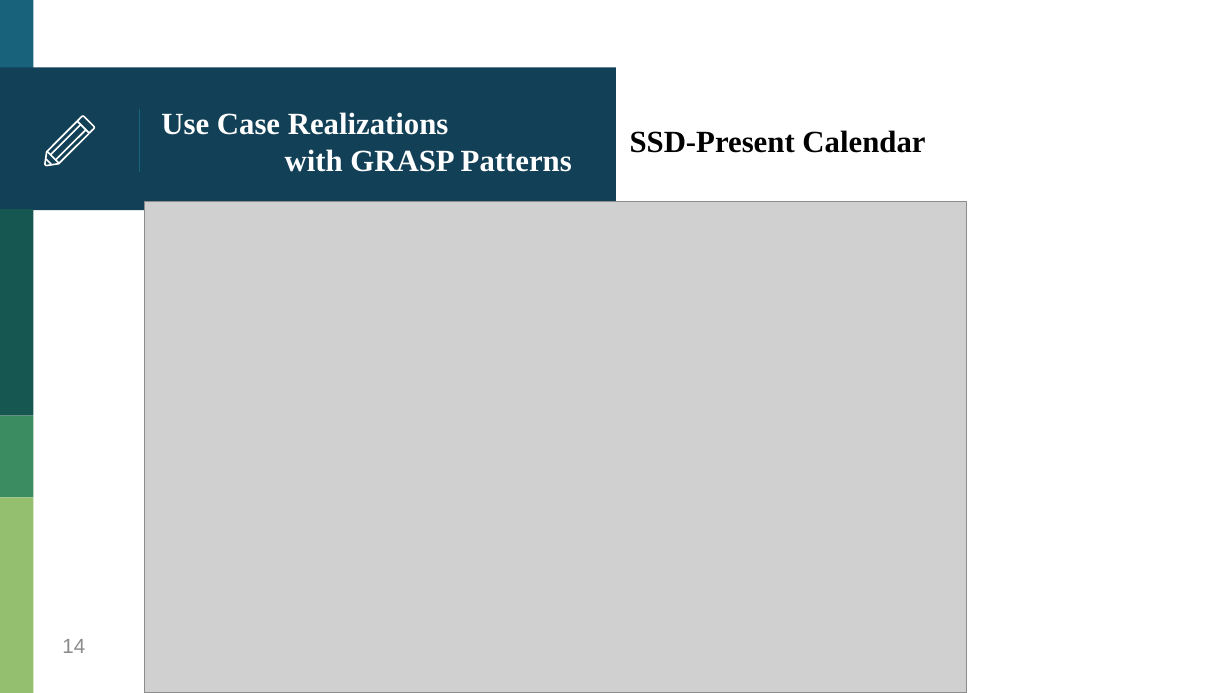
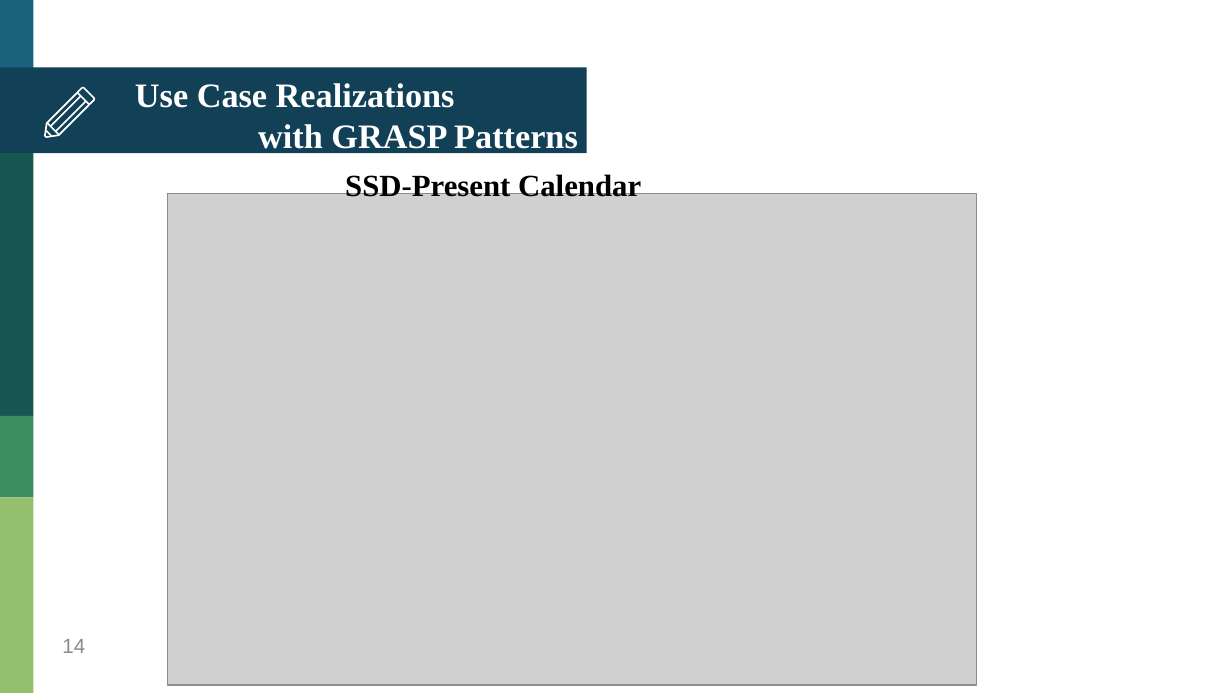
Before and after one commit to HankTwZhong/OOAD, a slide deck: slide 14 of OOAD_Midterm.pptx. Drawn at 1232x693 pixels with LibreOffice and Linux fonts; fonts in the diff are those of the drawing; grey boxes stand for pictures. Boxes give left, top, right and bottom in pixels: in the first picture for what was removed or moved away, otherwise in the second. Text is boxed around its words. In the diff, an @@ line names an element or a change of style, - is before the commit and + after.

Commit message:
modify ppt and move chartInformation test

```diff
--- a/OOAD_Midterm.pptx
+++ b/OOAD_Midterm.pptx
@@ rectangle: place and size @@
-rectangle at (0, 68, 616, 211)
+rectangle at (0, 68, 586, 153)
@@ text "Use Case Realizations with GRASP ...": place and size @@
-text "Use Case Realizations with GRASP ..." at (161, 112, 572, 172)
+text "Use Case Realizations with GRASP ..." at (135, 83, 578, 155)
@@ text "Use Case Realizations with GRASP ..." at (135, 83, 578, 155): size 18 to 20 pt @@
@@ line removed from (139, 110) to (139, 172) @@
@@ text "SSD-Present Calendar": place and size @@
-text "SSD-Present Calendar" at (630, 130, 925, 153)
+text "SSD-Present Calendar" at (345, 172, 641, 197)
@@ group added at (44, 87, 95, 137): 6 freeform shapes @@
@@ rectangle: place and size @@
-rectangle at (0, 209, 33, 416)
+rectangle at (0, 153, 33, 415)
@@ group removed at (44, 116, 95, 166): 6 freeform shapes @@
@@ picture: place and size @@
-picture at (144, 202, 966, 693)
+picture at (168, 193, 977, 685)
```
Also in this commit, not shown: 23 other slides changed, 2 slides added, 2 slides removed, 14 other files.
